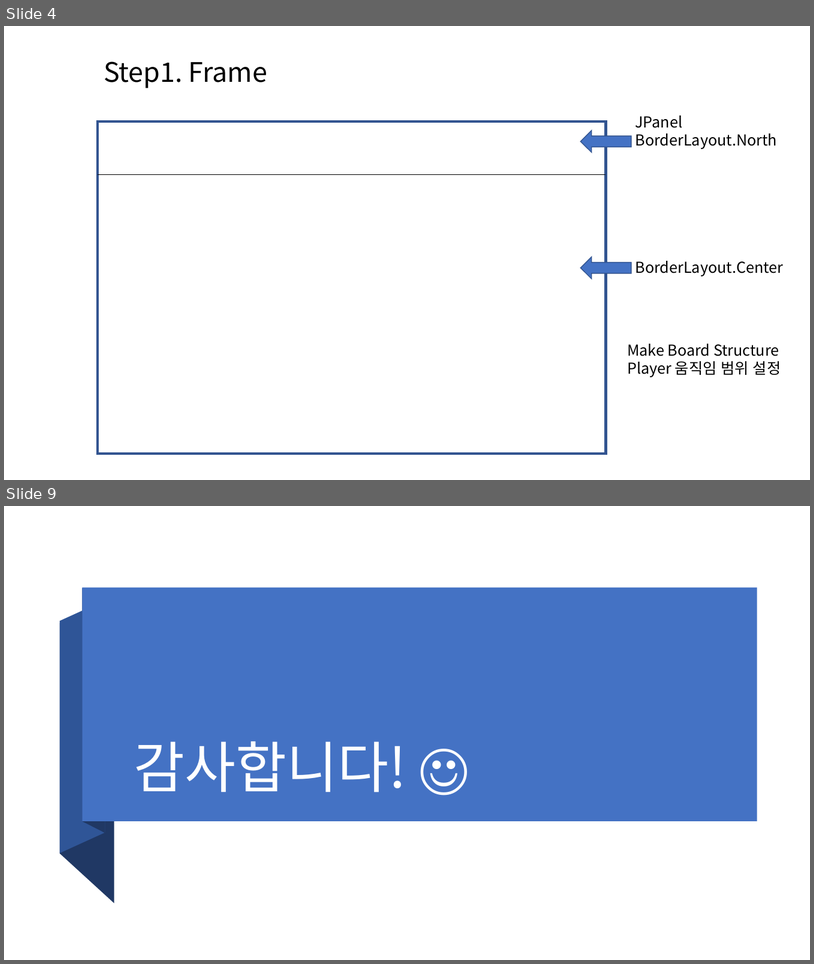
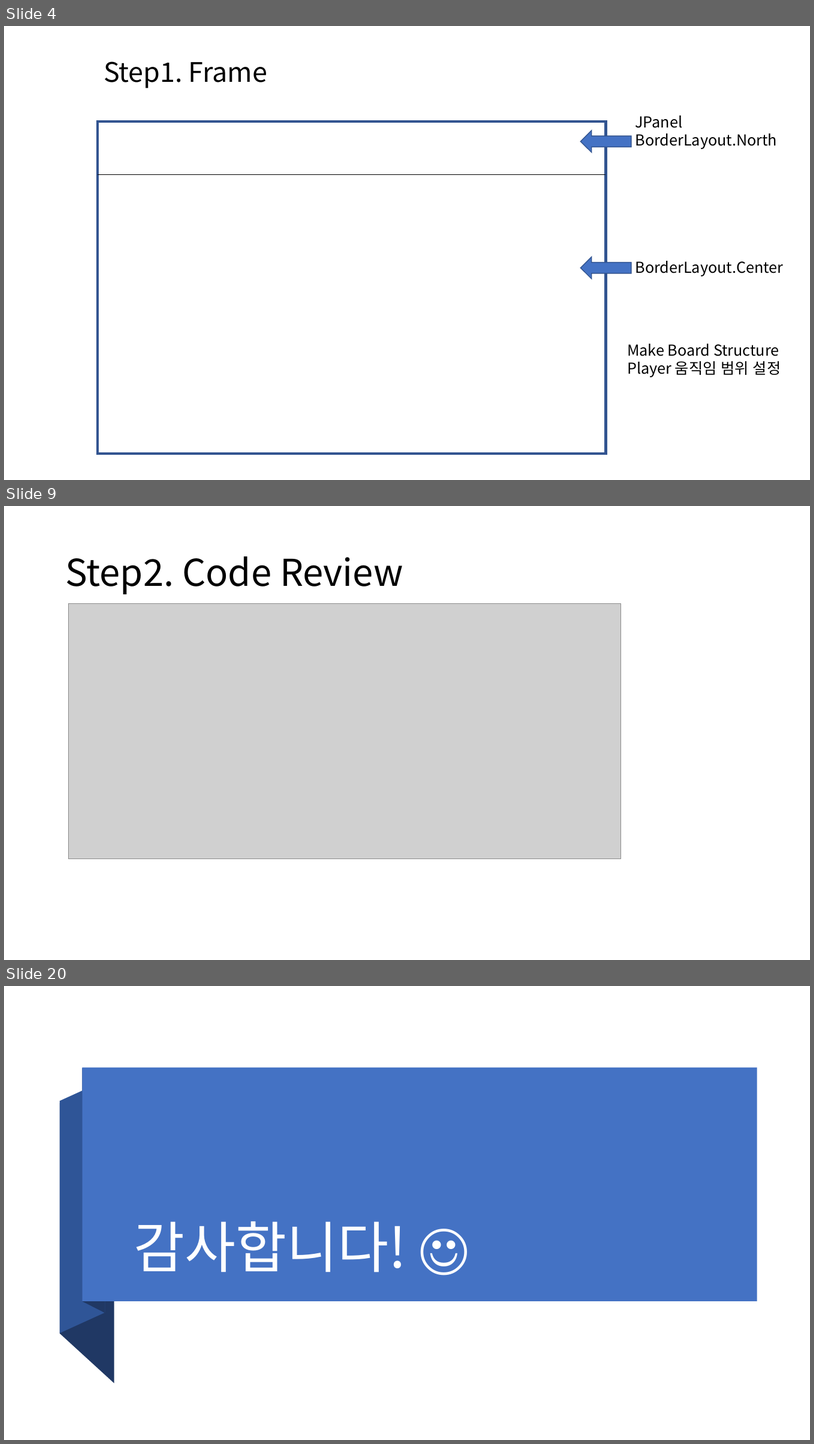
Before and after one commit to rkdntm1/DeadOrAlive, a slide deck: DeadOrAlive.pptx. Shown one above the other, each under a label of ours: slides 4 and 9 before the commit, slides 4, 9 and 20 after it; the slides between them are not shown. The pictures are 814x964 and 814x1444 pixels, drawn with LibreOffice and Linux fonts; fonts in the diff are those of the drawing; grey boxes stand for pictures. Boxes give left, top, right and bottom in pixels: in the first picture for what was removed or moved away, otherwise in the second. Text is boxed around its words. In the diff, an @@ line names an element or a change of style, - is before the commit and + after.

Commit message:
step6

```diff
--- a/DeadOrAlive.pptx
+++ b/DeadOrAlive.pptx
@@ slide 9 added at [4, 506, 810, 960], background #FFFFFF @@
@@ title added at [65, 556, 404, 594], 44 pt, text #000000 @@
+Step2. Code Review
@@ picture added at [69, 603, 621, 858] @@
@@ what was slide 9 is now slide 20 @@
```
Also in this commit, not shown: 4 slides changed, 10 other slides added, 25 other files.
